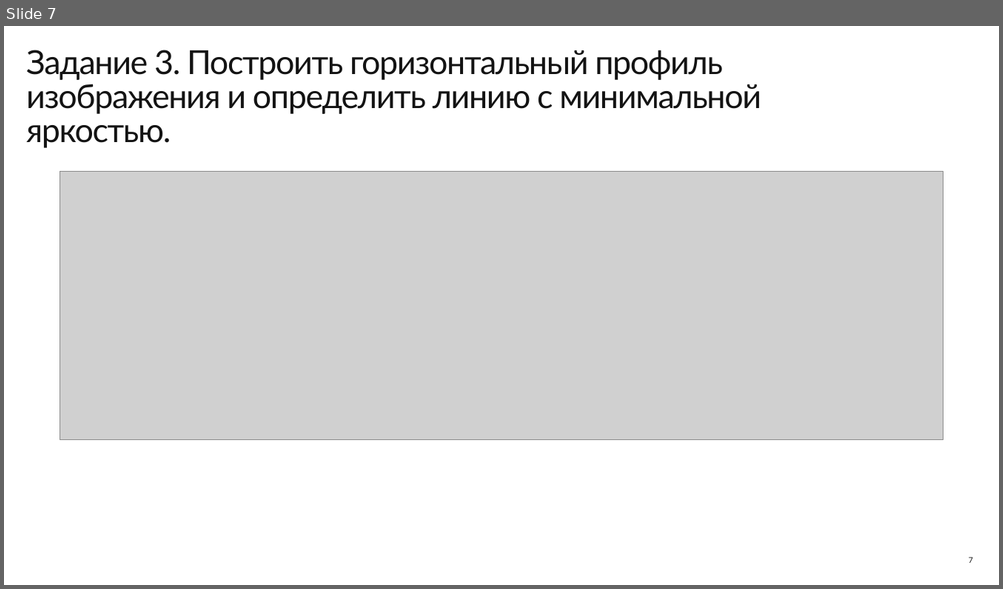
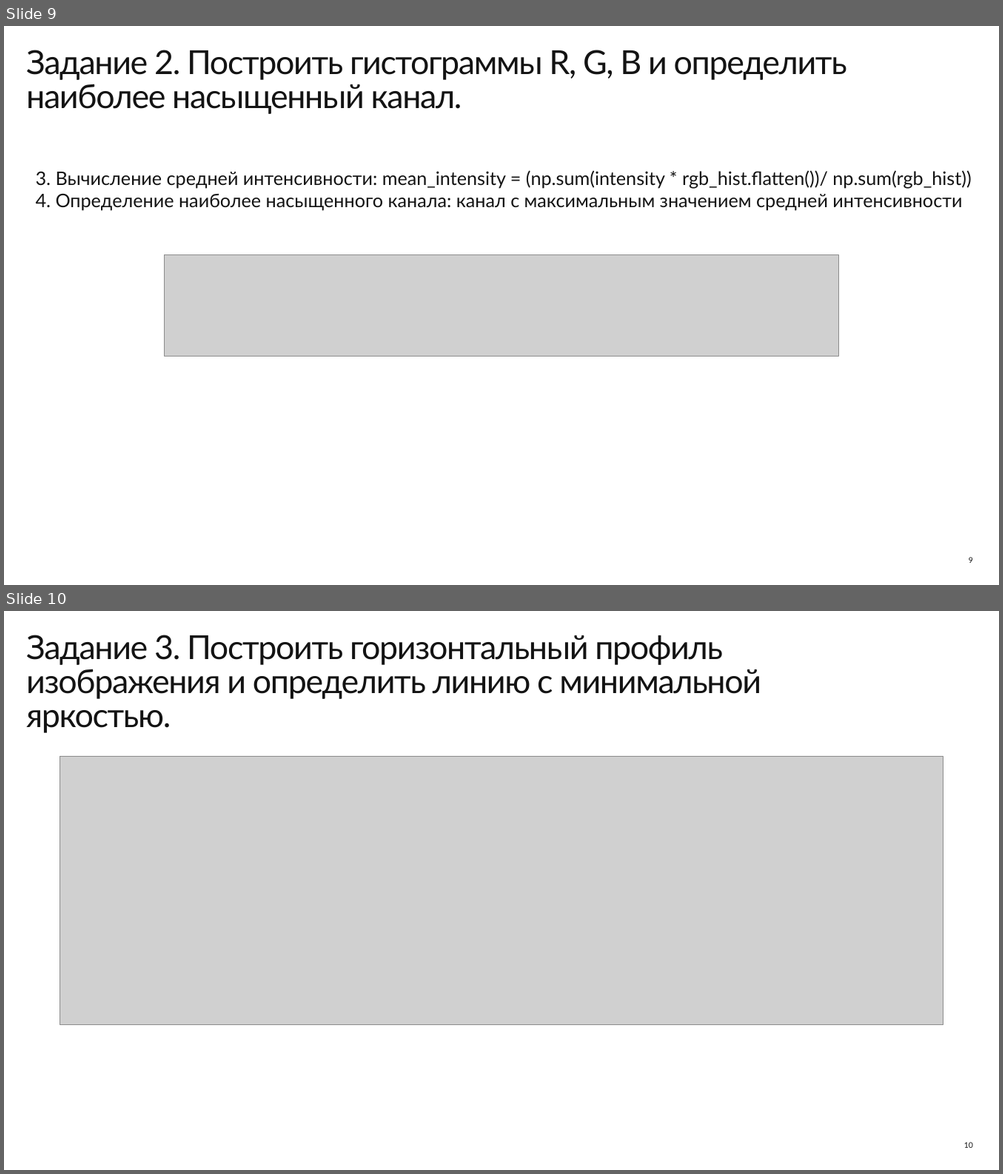
Before and after one commit to Travkova/CV_labs, a slide deck: Гистограмма, профили и проекции/Практическая работа № 2.pptx. Shown one above the other, each under a label of ours: slide 7 before the commit, slides 9 and 10 after it. The pictures are 1003x589 and 1003x1174 pixels, drawn with LibreOffice and Linux fonts; fonts in the diff are those of the drawing; grey boxes stand for pictures. Boxes give left, top, right and bottom in pixels: in the first picture for what was removed or moved away, otherwise in the second. Text is boxed around its words. In the diff, an @@ line names an element or a change of style, - is before the commit and + after.

```diff
--- a/Гистограмма, профили и проекции/Практическая работа № 2.pptx
+++ b/Гистограмма, профили и проекции/Практическая работа № 2.pptx
@@ slide 9 added at (x1=4, y1=26, x2=999, y2=585), background #FFFFFF @@
@@ title added at (x1=26, y1=50, x2=847, y2=114), 32 pt, text #131313 @@
+Задание 2. Построить гистограммы R, G, B и определить наиболее насыщенный канал.
@@ text added at (x1=36, y1=170, x2=970, y2=210), 18 pt, text #131313 @@
+3. Вычисление средней интенсивности: mean_intensity = (np.sum(intensity * rgb_hist.flatten())/ np.sum(rgb_hist))
+4. Определение наиболее насыщенного канала: канал с максимальным значением средней интенсивности
@@ picture added at (x1=165, y1=255, x2=839, y2=356) @@
@@ page number added at (x1=968, y1=557, x2=973, y2=563), 7.5 pt, text #131313 @@
+9
@@ what was slide 7 is now slide 10 @@
@@ page number at (x1=964, y1=1142, x2=973, y2=1148): text changed @@
-7
+10
```
Also in this commit, not shown: 1 slide changed, 2 other slides added.
